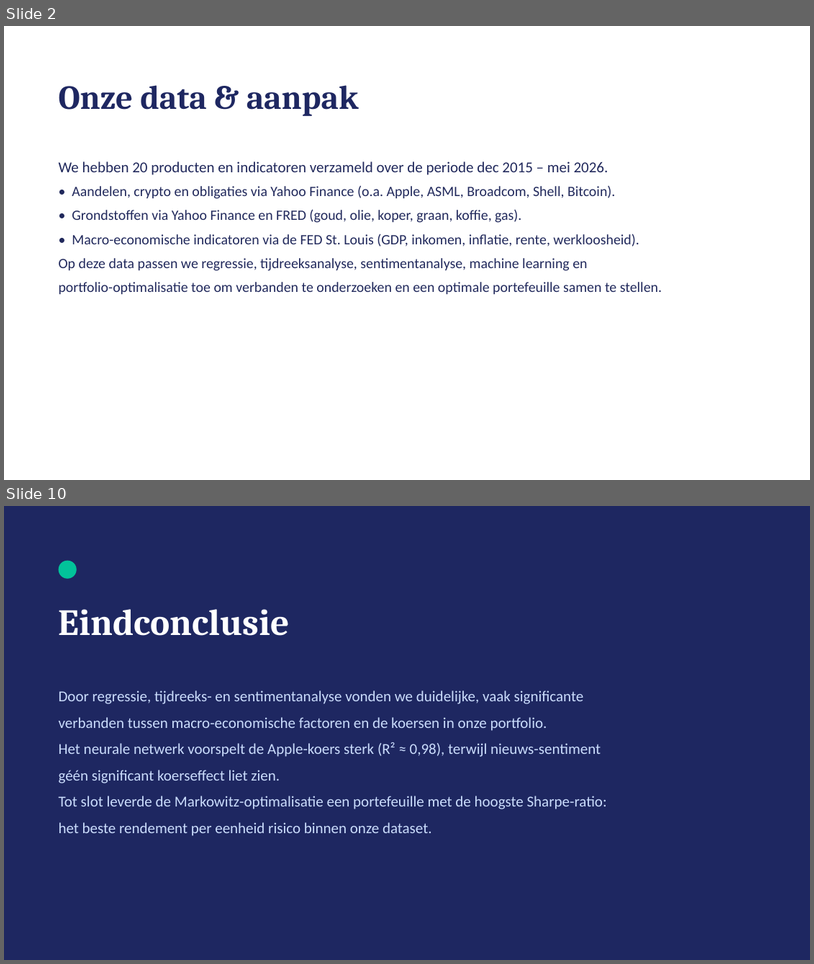
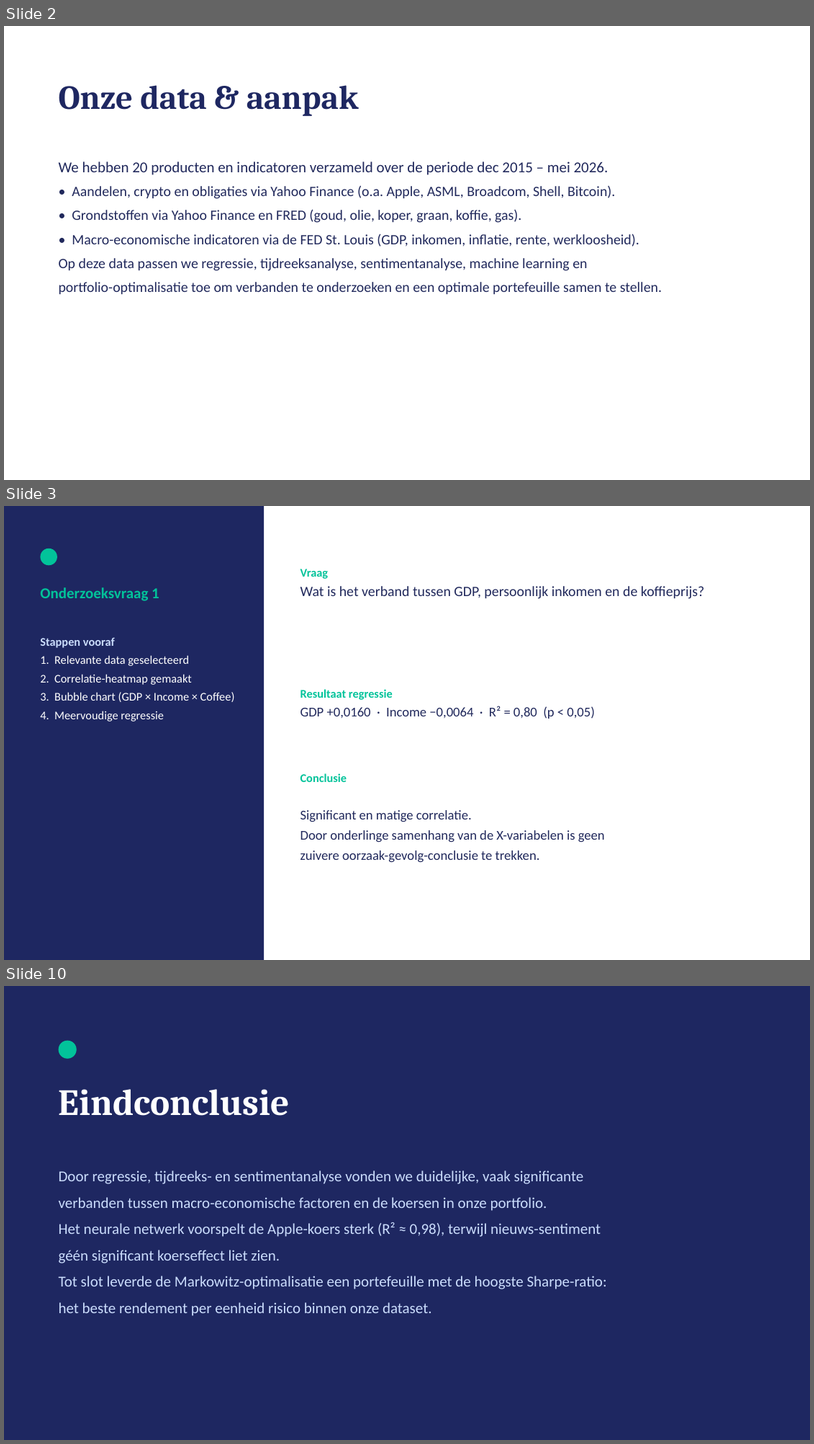
Before and after one commit to michaelraykuster-spec/Werkplaats-2-opdracht-Groep-3, a slide deck: Werkplaats2_Groep3_Eindpresentatie.pptx. Shown one above the other, each under a label of ours: slides 2 and 10 before the commit, slides 2, 3 and 10 after it; the slides between them are not shown. The pictures are 814x964 and 814x1444 pixels, drawn with LibreOffice and Linux fonts; fonts in the diff are those of the drawing. Boxes give left, top, right and bottom in pixels: in the first picture for what was removed or moved away, otherwise in the second. Text is boxed around its words. In the diff, an @@ line names an element or a change of style, - is before the commit and + after.

```diff
--- a/Werkplaats2_Groep3_Eindpresentatie.pptx
+++ b/Werkplaats2_Groep3_Eindpresentatie.pptx
@@ slide 3 added at [4, 506, 810, 960], background #FFFFFF @@
@@ rectangle added at [4, 506, 264, 960], fill #1E2761 @@
@@ ellipse added at [40, 548, 57, 565], fill #02C39A @@
@@ text added at [301, 569, 705, 599], 17 pt, text #21295C @@
+Vraag
+Wat is het verband tussen GDP, persoonlijk inkomen en de koffieprijs?
@@ text added at [40, 587, 160, 601], 18 pt, text #02C39A, bold @@
+Onderzoeksvraag 1
@@ text added at [40, 637, 235, 721], 14 pt, text #FFFFFF @@
+Stappen vooraf
+1. Relevante data geselecteerd
+2. Correlatie-heatmap gemaakt
+3. Bubble chart (GDP × Income × Coffee)
+4. Meervoudige regressie
@@ text added at [301, 689, 595, 718], 16 pt, text #21295C @@
+Resultaat regressie
+GDP +0,0160 · Income −0,0064 · R² = 0,80 (p < 0,05)
@@ text added at [301, 773, 347, 782], 14 pt, text #02C39A, bold @@
+Conclusie
@@ text added at [301, 810, 605, 862], 16 pt, text #21295C @@
+Significant en matige correlatie.
+Door onderlinge samenhang van de X-variabelen is geen
+zuivere oorzaak-gevolg-conclusie te trekken.
```
Also in this commit, not shown: 6 other slides added, 7 slides removed.
